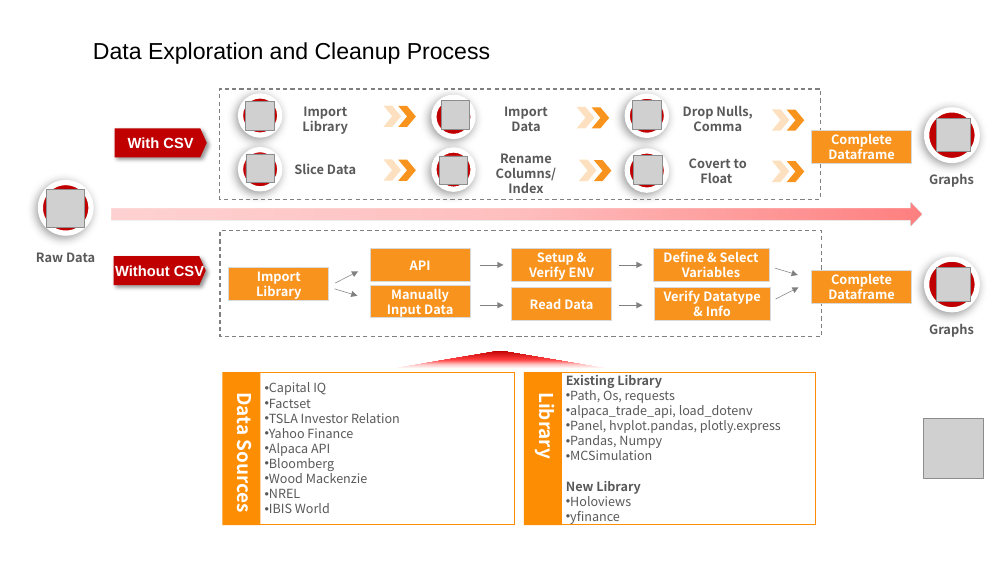
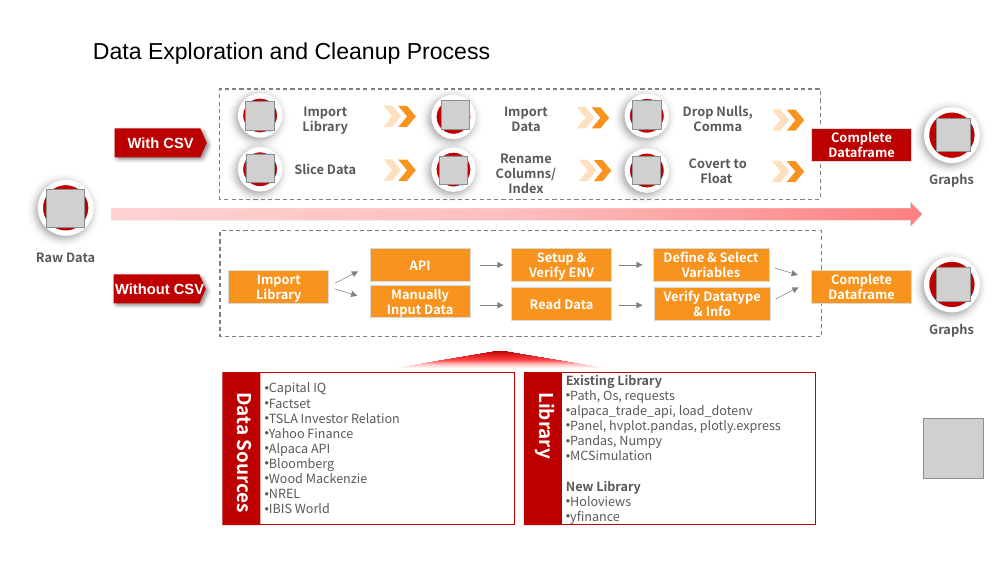
Before and after one commit to shonaqvi/Your-Next-Investment-, a slide deck: slide 3 of Slide_Template/TSLA deck_final_v4.pptx. Drawn at 1008x567 pixels with LibreOffice and Linux fonts; fonts in the diff are those of the drawing; grey boxes stand for pictures. Boxes give left, top, right and bottom in pixels: in the first picture for what was removed or moved away, otherwise in the second. Text is boxed around its words. In the diff, an @@ line names an element or a change of style, - is before the commit and + after.

Commit message:
change color to red

```diff
--- a/Slide_Template/TSLA deck_final_v4.pptx
+++ b/Slide_Template/TSLA deck_final_v4.pptx
@@ rectangle "Complete Dataframe" at (812, 129, 912, 161): fill #F8931D to #BC0000 @@
@@ freeform shape "Without CSV": place and size @@
-freeform shape "Without CSV" at (113, 256, 206, 285)
+freeform shape "Without CSV" at (113, 274, 206, 303)
@@ rectangle at (222, 372, 260, 525): fill #FD8D02 to #BC0000 @@
@@ rectangle "Capital IQ" at (257, 372, 514, 525): outline #FD8D02 0.75 pt to #BC0000 0.75 pt @@
@@ rectangle at (524, 372, 562, 525): fill #FD8D02 to #BC0000 @@
@@ rectangle "Existing Library" at (559, 372, 816, 525): outline #FD8D02 0.75 pt to #BC0000 0.75 pt @@
```
